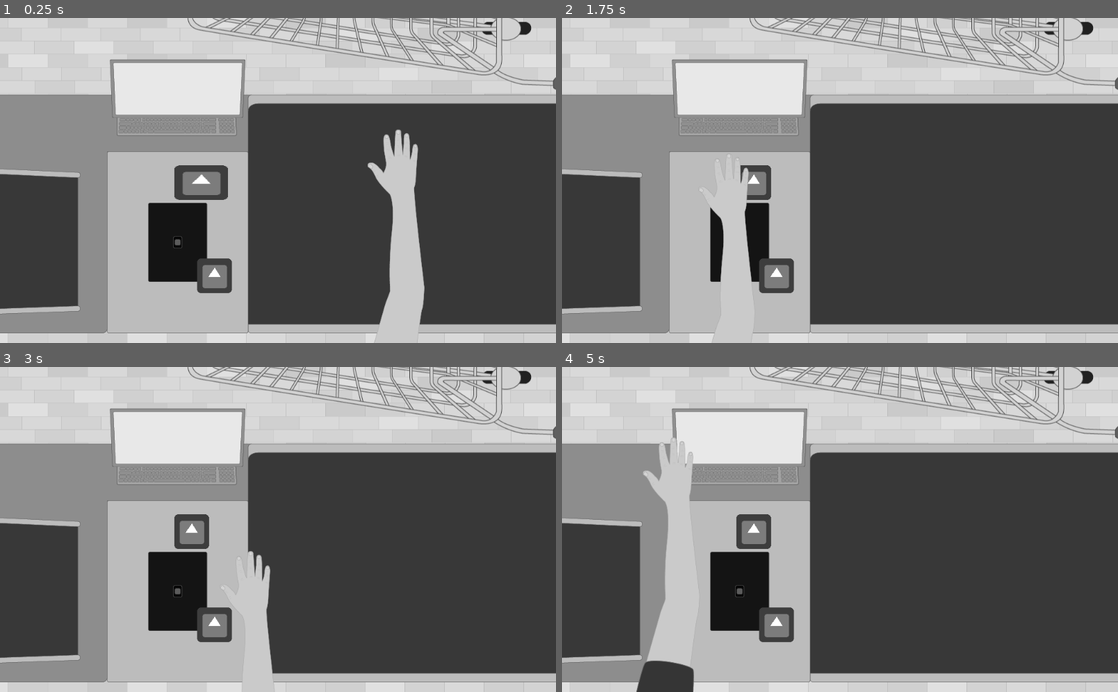
Above: before the commit, frames 1-4 (two rows, left to right).
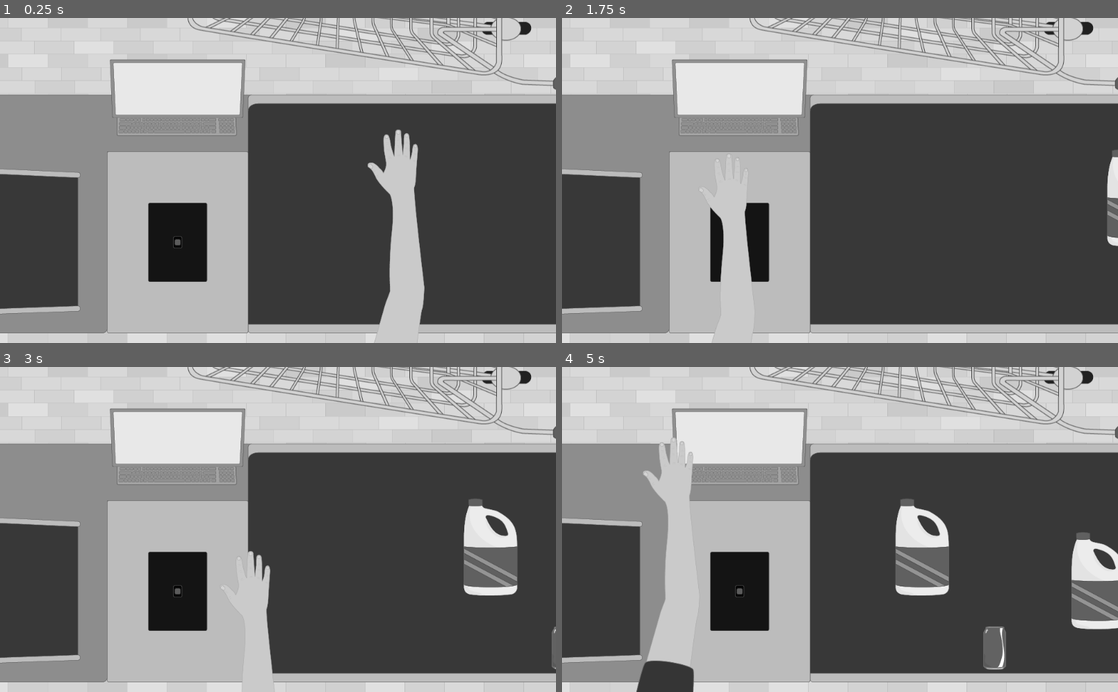
Above: after the commit, the same moments.

Repository: williamPropp/Wage-Mart
Game: Godot game, scene res://scenes/scanning_scene.tscn
Same seed, same stepped clock (60 frames per second), same inputs: the game is played once before the commit and once after it. The engine's default icon, where the game draws it, is replaced by a stand-in: a white triangle on a blue panel in a dark square.
Inputs (mouse positions are in pixels of both pictures, inside the frame that each line leads up to):
- Up to frame 1 (0.25 s): no input
- Up to frame 2 (1.75 s): tap Enter at 0.5 s; move the mouse to (962, 164) at 0.52 s; click (962, 164) at 0.6 s; tap Space at 1.25 s; move the mouse to (728, 196) at 1.27 s; click (728, 196) at 1.35 s
- Up to frame 3 (3 s): move the mouse to (333, 458) at 2.02 s; click (333, 458) at 2.1 s; move the mouse to (250, 594) at 2.77 s; click (250, 594) at 2.85 s
- Up to frame 4 (5 s): move the mouse to (1006, 578) at 3.52 s; click (1006, 578) at 3.6 s; move the mouse to (673, 480) at 4.27 s; click (673, 480) at 4.35 s

The runs differ from the first frame. In frame 1, 1.7% of the frame differs, in the area x 31-42%, y 45-85%; in frame 2, 1.7%; in frame 3, 3.8%; in frame 4, 6.3%, in the area x 31-100%, y 40-94%.

Commit message:
added groc_item sprites, updated spawn_grocery_item(), and fixed too many beeps bug

Diff:
--- a/prefabs/grocery_item.tscn
+++ b/prefabs/grocery_item.tscn
@@ -4,14 +4,17 @@
 [ext_resource path="res://scripts/grocery_item.gd" type="Script" id=2]
 
 [node name="grocery_item" type="Sprite" groups=["grocery_items"]]
+z_index = 1
 texture = ExtResource( 1 )
 centered = false
 script = ExtResource( 2 )
 
 [node name="groc_item_hbox" type="Area2D" parent="."]
+z_index = 1
 
 [node name="groc_item_hbox_poly" type="CollisionPolygon2D" parent="groc_item_hbox"]
 position = Vector2( 32, 33 )
+z_index = 1
 polygon = PoolVector2Array( -31, -31, -31, 31, 30, 31, 31, -31 )
 
 [connection signal="area_entered" from="groc_item_hbox" to="." method="_on_groc_item_hbox_area_entered"]
--- a/scanning_scene.gd
+++ b/scanning_scene.gd
@@ -10,15 +10,14 @@
 onready var hand_closed_sprite = load("res://assets/closed_arm.png")
 
 var conveyor_speed = 1
-var conveyor_rect
+#var conveyor_rect
 
 var furthest_left_groc_item
 
 func _ready():
 	rng.randomize()
-#	new_shopper()
-	conveyor_rect = get_adjusted_rect(conveyor)
-#	spawn_grocery_item()
+	new_shopper()
+#	conveyor_rect = get_adjusted_rect(conveyor)
 
 func _input(event):
 	if(event is InputEventMouseMotion):
@@ -32,39 +31,39 @@
 	elif Input.is_action_just_released("left_mouse"):
 		hand.texture = hand_open_sprite
 
-func get_adjusted_rect(object):
-	var obj_rect = object.get_rect()
-	var obj_size = obj_rect.size
-	var obj_scale = object.scale
-	var obj_adjusted_size = obj_size * obj_scale
-	var obj_adjusted_pos = object.position
-	var adjusted_rect = Rect2(obj_adjusted_pos.x, obj_adjusted_pos.y, obj_adjusted_size.x, obj_adjusted_size.y)
-	return adjusted_rect
+#func get_adjusted_rect(object):
+#	var obj_rect = object.get_rect()
+#	var obj_size = obj_rect.size
+#	var obj_scale = object.scale
+#	var obj_adjusted_size = obj_size * obj_scale
+#	var obj_adjusted_pos = object.position
+#	var adjusted_rect = Rect2(obj_adjusted_pos.x, obj_adjusted_pos.y, obj_adjusted_size.x, obj_adjusted_size.y)
+#	return adjusted_rect
 
-func is_point_within_area(point, rect):
-	var rect_pos = rect.position
-	var rect_size = rect.size
-	var rect_top_bound = rect_pos.y
-	var rect_bottom_bound = rect_pos.y + rect_size.y
-	var rect_left_bound = rect_pos.x
-	var rect_right_bound = rect_pos.x + rect_size.x
-	return point.x > rect_left_bound && point.x < rect_right_bound && point.y > rect_top_bound && point.y < rect_bottom_bound
+#func is_point_within_area(point, rect):
+#	var rect_pos = rect.position
+#	var rect_size = rect.size
+#	var rect_top_bound = rect_pos.y
+#	var rect_bottom_bound = rect_pos.y + rect_size.y
+#	var rect_left_bound = rect_pos.x
+#	var rect_right_bound = rect_pos.x + rect_size.x
+#	return point.x > rect_left_bound && point.x < rect_right_bound && point.y > rect_top_bound && point.y < rect_bottom_bound
 
-func spawn_grocery_item():
+func spawn_rand_grocery_item():
 	var new_grocery_item = load("res://prefabs/grocery_item.tscn").instance()
-	var new_grocery_item_height = new_grocery_item.get_rect().size.y
-	var conveyor_top = conveyor_rect.position.y + (new_grocery_item_height / 1.5)
-	var conveyor_bottom = conveyor_rect.position.y + conveyor_rect.size.y - (new_grocery_item_height / 1.5)
-	var rand_y = rng.randi_range(conveyor_top, conveyor_bottom)
+	var rand_y = rng.randi_range(180, 520)
 	self.add_child(new_grocery_item)
-	new_grocery_item.position = Vector2(conveyor_rect.position.x + conveyor_rect.size.x, rand_y)
+	new_grocery_item.position = Vector2(1050, rand_y)
+	new_grocery_item.apply_texture( Global.grocery_item_types[ rng.randi_range(0, 4) ] )
+	print(new_grocery_item.position)
+	print(new_grocery_item.z_index)
 
 func new_shopper():
 	var num_items = rng.randi_range(3, 7)
-	var time_between_items = rng.randf_range(0.2, 0.8)
+	var time_between_items = rng.randf_range(0.7, 2)
 	for i in range(0,num_items):
 		yield(get_tree().create_timer(time_between_items), "timeout")
-		spawn_grocery_item()
+		spawn_rand_grocery_item()
 
 
 func edit_saturation(value):
--- a/scenes/scanning_scene.tscn
+++ b/scenes/scanning_scene.tscn
@@ -29,7 +29,7 @@
 
 [node name="hand" type="Sprite" parent="." groups=["hand"]]
 position = Vector2( 733, 286 )
-z_index = 1
+z_index = 2
 texture = ExtResource( 4 )
 centered = false
 offset = Vector2( -80, -80 )
@@ -70,11 +70,9 @@
 [node name="conveyor_table" type="Sprite" parent="."]
 position = Vector2( 606, 329 )
 texture = ExtResource( 3 )
-__meta__ = {
-"_edit_lock_": true
-}
 
 [node name="gui" parent="." instance=ExtResource( 1 )]
+layer = 3
 
 [node name="frame" type="Control" parent="."]
 visible = false
@@ -105,6 +103,7 @@
 color = Color( 0.333333, 0.333333, 0.333333, 1 )
 
 [node name="greyscale_parent" type="CanvasLayer" parent="."]
+layer = 3
 
 [node name="greyscale" type="ColorRect" parent="greyscale_parent"]
 material = SubResource( 2 )
@@ -120,10 +119,12 @@
 }
 
 [node name="grocery_item" parent="." instance=ExtResource( 8 )]
-position = Vector2( 363, 444 )
+visible = false
+position = Vector2( 347, 179 )
 
 [node name="grocery_item2" parent="." instance=ExtResource( 8 )]
-position = Vector2( 321, 272 )
+visible = false
+position = Vector2( 173, 179 )
 scale = Vector2( 1.54688, 1 )
 
 [connection signal="area_entered" from="hand/hand_hbox" to="." method="_on_hand_hbox_area_entered"]
--- a/scripts/global.gd
+++ b/scripts/global.gd
@@ -3,7 +3,7 @@
 var current_scene_state
 enum Scene_States {main_menu_scene_state, scanning_scene_state, baggin_scene_state, finance_scene_state}
 
-var grocery_item_types = []
+var grocery_item_types = ["apple", "bleach", "cheese", "chips", "soda"]
 
 var hand
 var hand_position
--- a/scripts/grocery_item.gd
+++ b/scripts/grocery_item.gd
@@ -8,7 +8,7 @@
 var pickup_grow_factor = 1.05
 var conveyor_speed = 2
 
-var is_entry_conveyor_active = false
+var is_entry_conveyor_active = true
 var is_pickupable = false
 var on_entry_conveyor = false
 var on_exit_conveyor = false
@@ -50,17 +50,23 @@
 func _on_groc_item_hbox_area_exited(area):
 	group_collision_update(area, false)
 
-func group_collision_update(area, toggle_on):
+func group_collision_update(area, entered):
 	if(area.get_parent().is_in_group("hand")):
-		is_pickupable = toggle_on
+		is_pickupable = entered
 	elif(area.is_in_group("scanner")):
 		var rand = rng.randi_range(0,2)
-		if(rand == 2):
+		if(rand == 2 && entered):
 			Global.play_sound("scanner_beep")
 	elif(area.is_in_group("entry_conveyor")):
-		on_entry_conveyor = toggle_on
+		on_entry_conveyor = entered
 	elif(area.is_in_group("conveyor_stop")):
 		for groc_item in get_tree().get_nodes_in_group("grocery_items"):
-			groc_item.is_entry_conveyor_active = !toggle_on
+			groc_item.is_entry_conveyor_active = !entered
 	elif(area.is_in_group("exit_conveyor")):
-		on_exit_conveyor = toggle_on
+		on_exit_conveyor = entered
+
+func apply_texture(texture_name):
+	if(Global.grocery_item_types.has(texture_name)):
+		self.texture = load("res://assets/" + texture_name + ".png")
+	else:
+		print("texture_name not in Global.grocery_item_types")
Binary file added: assets/apple.png
Not shown, added: assets/apple.png.import
Binary file added: assets/bleach.png
Not shown, added: assets/bleach.png.import
Binary file added: assets/cheese.png
Not shown, added: assets/cheese.png.import
Binary file added: assets/chips.png
Not shown, added: assets/chips.png.import
Binary file added: assets/soda.png
Not shown, added: assets/soda.png.import
Not shown, changed: export_presets.cfg
